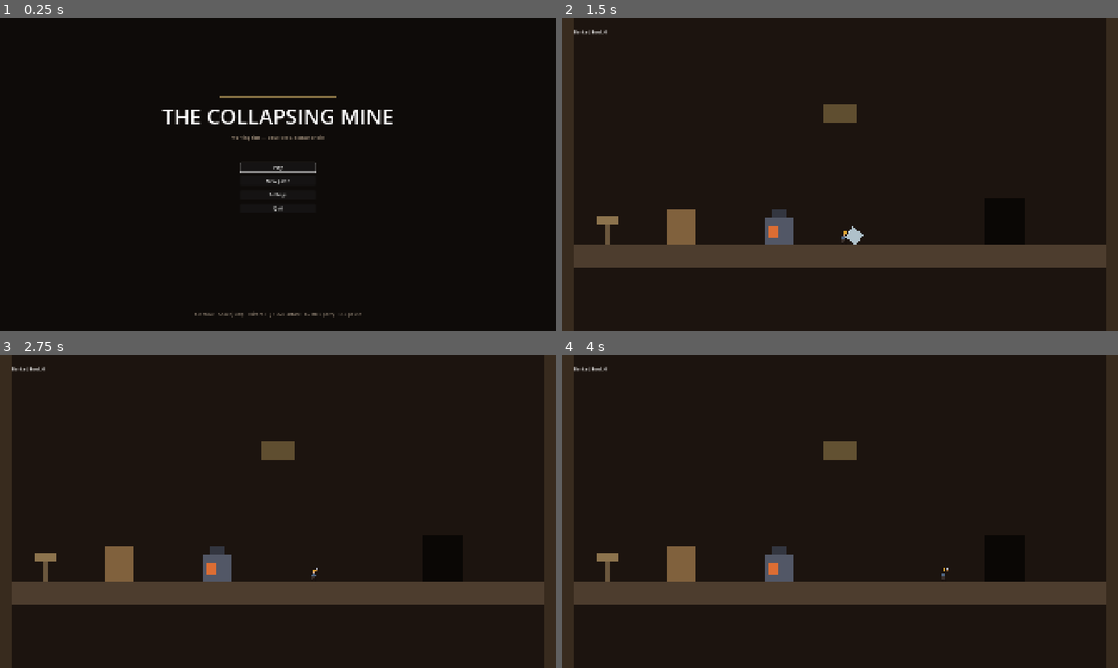
Above: before the commit, frames 1-4 (two rows, left to right).
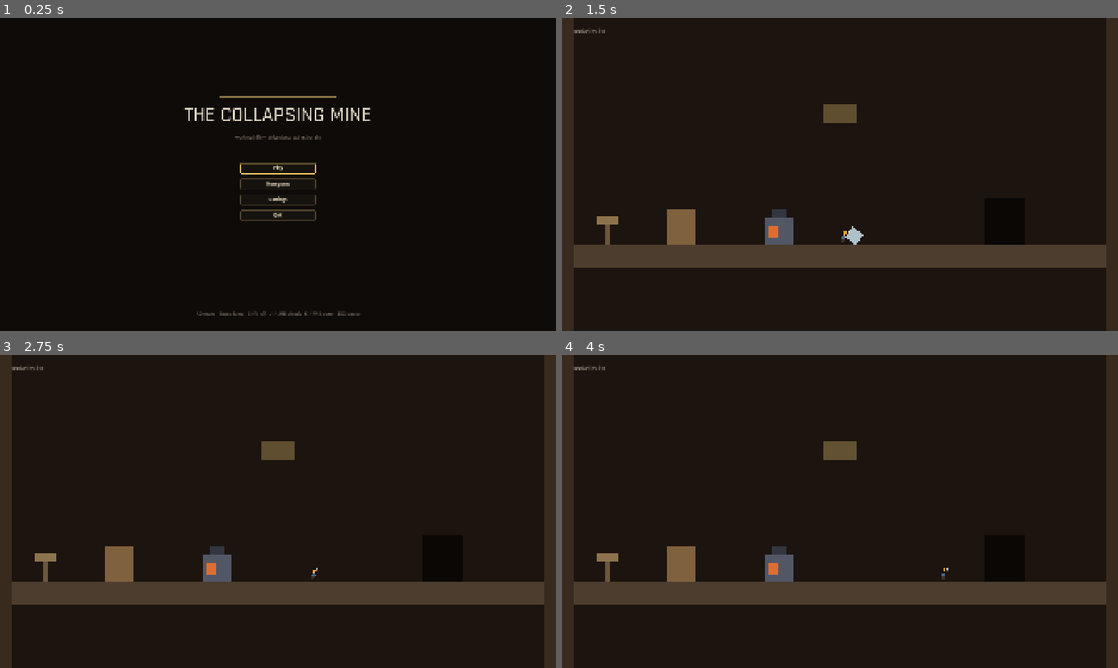
Above: after the commit, the same moments.

Repository: dlepi24/dungeon-delve
Game: Godot game, scene res://src/main/main.tscn
Two runs of this game, one before a commit and one after it. Both use one fixed random seed, a clock stepped at 60 frames per second and the inputs below.
Inputs (mouse positions are in pixels of both pictures, inside the frame that each line leads up to):
- Up to frame 1 (0.25 s): no input
- Up to frame 2 (1.5 s): click "Play" at 0.5 s; tap Enter (ui_accept) at 1.25 s; move the mouse to (962, 158) at 1.27 s; hold D (move_right) from 1.28 s (still down); click (962, 158) at 1.35 s
- Up to frame 3 (2.75 s): tap Space (jump) at 1.52 s; release D (move_right) at 2 s; tap Enter (ui_accept) at 2 s; drag from (166, 527) to (311, 574) at 2.02 s
- Up to frame 4 (4 s): tap Enter (ui_accept) at 2.75 s; move the mouse to (895, 442) at 2.77 s; hold D (move_right) 2.78-3.5 s; tap 2 (consumable_2) at 2.85 s; drag from (812, 574) to (673, 464) at 3.52 s

The runs differ from the first frame. In frame 1, 2.3% of the frame differs, in the area x 29-71%, y 28-96%; in frame 2, less than 0.1%; in frame 3, less than 0.1%; in frame 4, less than 0.1%.

Commit message:
Give the game one typographic voice: Rajdhani + a project-wide theme
Executive decisions per Dustin: Rajdhani (OFL, licence shipped) —
condensed, industrial, built for HUDs, the mine's voice. Medium is the
body face, Bold carries buttons and headings, wired as the project
theme so every Control in the game inherits it: menus, chips, damage
numbers, shop rows, world signs, all at once. Buttons finally leave
engine-grey: dark warm ground, timber border, amber when hovered or
pressed — and a bright amber FOCUS ring, which is the gamepad's cursor
and must never be lost. Scenes keep overriding sizes and accents only,
never the family.

Co-Authored-By: Claude Fable 5 <noreply@anthropic.com>

Diff:
--- a/project.godot
+++ b/project.godot
@@ -43,6 +43,10 @@
 ; element is edge- or centre-anchored — anything hand-placed in absolute
 ; 1920-space coordinates WILL sit wrong on 21:9, so anchor new UI, always.
 window/stretch/aspect="expand"
+
+[gui]
+
+theme/custom="res://src/ui/theme.tres"
 
 [input]
 
--- /dev/null
+++ b/src/ui/theme.tres
@@ -0,0 +1,105 @@
+[gd_resource type="Theme" load_steps=8 format=3]
+
+; The game's one visual voice, applied project-wide (gui/theme/custom in
+; project.godot): Rajdhani — condensed, industrial, OFL-licensed — Medium for
+; body text, Bold for buttons. Buttons wear the mine's panel language (dark
+; warm ground, timber border, amber when live), and the FOCUS ring is bright
+; amber on purpose: it is the gamepad's cursor and must never be lost.
+; Individual scenes only override SIZES and accent colours, never the family.
+
+[ext_resource type="FontFile" path="res://assets/fonts/Rajdhani-Medium.ttf" id="1_med"]
+[ext_resource type="FontFile" path="res://assets/fonts/Rajdhani-Bold.ttf" id="2_bold"]
+
+[sub_resource type="StyleBoxFlat" id="btn_normal"]
+content_margin_left = 14.0
+content_margin_top = 7.0
+content_margin_right = 14.0
+content_margin_bottom = 7.0
+bg_color = Color(0.09, 0.075, 0.06, 0.95)
+border_width_left = 2
+border_width_top = 2
+border_width_right = 2
+border_width_bottom = 2
+border_color = Color(0.4, 0.33, 0.22, 1)
+corner_radius_top_left = 4
+corner_radius_top_right = 4
+corner_radius_bottom_right = 4
+corner_radius_bottom_left = 4
+
+[sub_resource type="StyleBoxFlat" id="btn_hover"]
+content_margin_left = 14.0
+content_margin_top = 7.0
+content_margin_right = 14.0
+content_margin_bottom = 7.0
+bg_color = Color(0.13, 0.105, 0.08, 0.97)
+border_width_left = 2
+border_width_top = 2
+border_width_right = 2
+border_width_bottom = 2
+border_color = Color(0.7, 0.58, 0.35, 1)
+corner_radius_top_left = 4
+corner_radius_top_right = 4
+corner_radius_bottom_right = 4
+corner_radius_bottom_left = 4
+
+[sub_resource type="StyleBoxFlat" id="btn_pressed"]
+content_margin_left = 14.0
+content_margin_top = 8.0
+content_margin_right = 14.0
+content_margin_bottom = 6.0
+bg_color = Color(0.055, 0.045, 0.035, 0.97)
+border_width_left = 2
+border_width_top = 2
+border_width_right = 2
+border_width_bottom = 2
+border_color = Color(0.85, 0.72, 0.4, 1)
+corner_radius_top_left = 4
+corner_radius_top_right = 4
+corner_radius_bottom_right = 4
+corner_radius_bottom_left = 4
+
+[sub_resource type="StyleBoxFlat" id="btn_focus"]
+draw_center = false
+border_width_left = 2
+border_width_top = 2
+border_width_right = 2
+border_width_bottom = 2
+border_color = Color(1.0, 0.82, 0.4, 1)
+corner_radius_top_left = 4
+corner_radius_top_right = 4
+corner_radius_bottom_right = 4
+corner_radius_bottom_left = 4
+
+[sub_resource type="StyleBoxFlat" id="btn_disabled"]
+content_margin_left = 14.0
+content_margin_top = 7.0
+content_margin_right = 14.0
+content_margin_bottom = 7.0
+bg_color = Color(0.07, 0.06, 0.05, 0.6)
+border_width_left = 2
+border_width_top = 2
+border_width_right = 2
+border_width_bottom = 2
+border_color = Color(0.25, 0.22, 0.18, 1)
+corner_radius_top_left = 4
+corner_radius_top_right = 4
+corner_radius_bottom_right = 4
+corner_radius_bottom_left = 4
+
+[resource]
+default_font = ExtResource("1_med")
+default_font_size = 18
+Button/colors/font_color = Color(0.88, 0.83, 0.72, 1)
+Button/colors/font_hover_color = Color(1, 0.95, 0.8, 1)
+Button/colors/font_pressed_color = Color(1, 0.85, 0.4, 1)
+Button/colors/font_focus_color = Color(1, 0.95, 0.8, 1)
+Button/colors/font_disabled_color = Color(0.5, 0.46, 0.4, 1)
+Button/fonts/font = ExtResource("2_bold")
+Button/styles/normal = SubResource("btn_normal")
+Button/styles/hover = SubResource("btn_hover")
+Button/styles/pressed = SubResource("btn_pressed")
+Button/styles/focus = SubResource("btn_focus")
+Button/styles/disabled = SubResource("btn_disabled")
+CheckButton/fonts/font = ExtResource("2_bold")
+Label/colors/font_color = Color(0.9, 0.86, 0.78, 1)
+LineEdit/fonts/font = ExtResource("1_med")
Not shown, added: assets/fonts/LICENSE-OFL.txt
Binary file added: assets/fonts/Rajdhani-Bold.ttf
Not shown, added: assets/fonts/Rajdhani-Bold.ttf.import
Binary file added: assets/fonts/Rajdhani-Medium.ttf
Not shown, added: assets/fonts/Rajdhani-Medium.ttf.import
